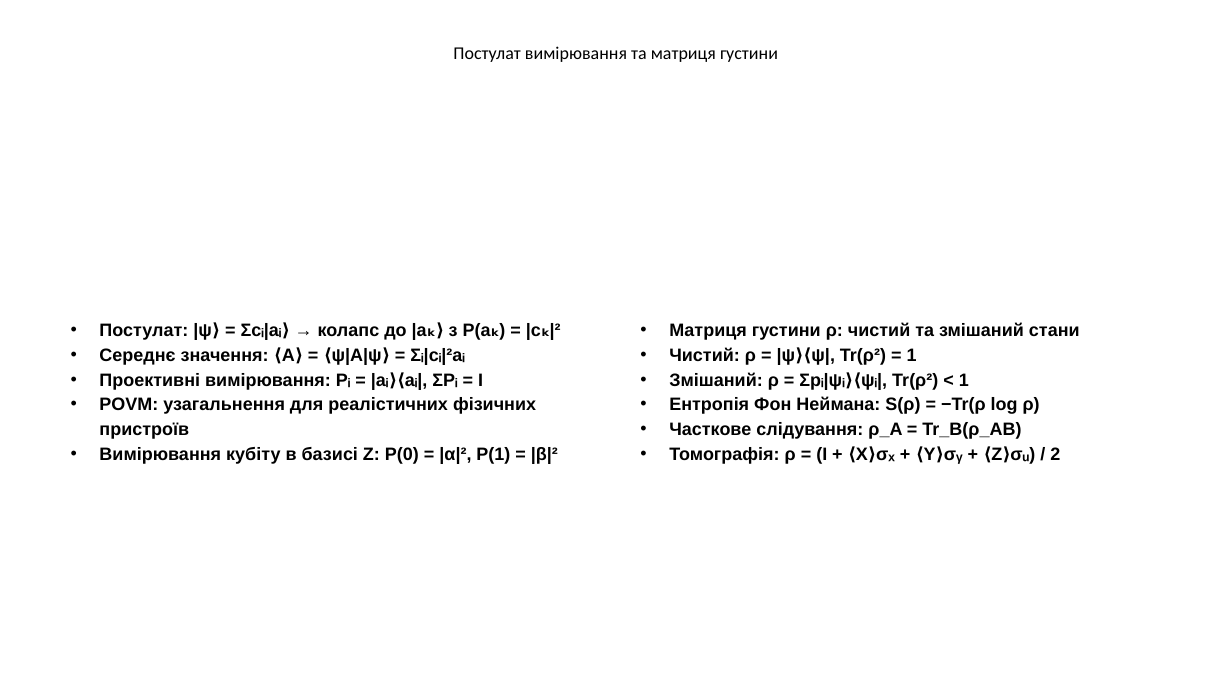
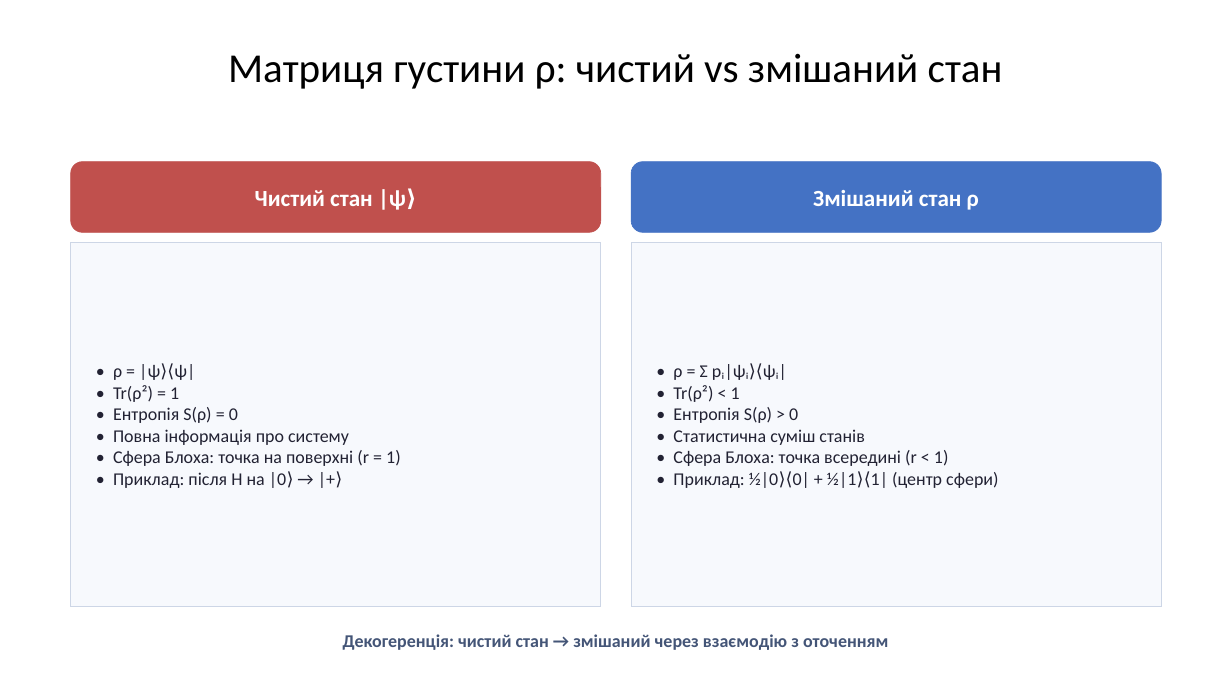
Before and after one commit to Andriykooo/ifntung-studies, a slide deck: slide 10 of Year 1/Постквантова криптографія/UA/2026/PPT/Презентація_1.pptx. Drawn at 1232x693 pixels with LibreOffice and Linux fonts; fonts in the diff are those of the drawing. Boxes give left, top, right and bottom in pixels: in the first picture for what was removed or moved away, otherwise in the second. Text is boxed around its words. In the diff, an @@ line names an element or a change of style, - is before the commit and + after.

```diff
--- a/Year 1/Постквантова криптографія/UA/2026/PPT/Презентація_1.pptx
+++ b/Year 1/Постквантова криптографія/UA/2026/PPT/Презентація_1.pptx
@@ text at [228, 53, 1003, 89]: text changed; size 14 to 32 pt @@
-Постулат вимірювання та матриця густини
+Матриця густини ρ: чистий vs змішаний стан
@@ rounded rectangle added at [71, 162, 602, 233], fill #C0504D, outline #C0504D 0.5 pt, 18 pt, text #FFFFFF, bold @@
+Чистий стан |ψ⟩
@@ rounded rectangle added at [631, 162, 1162, 233], fill #4472C4, outline #4472C4 0.5 pt, 18 pt, text #FFFFFF, bold @@
+Змішаний стан ρ
@@ rectangle added at [71, 242, 602, 606], fill #F7F9FD, outline #CDD6E6 0.5 pt, 14 pt, text #222233 @@
+• ρ = |ψ⟩⟨ψ|
+• Tr(ρ²) = 1
+• Ентропія S(ρ) = 0
+• Повна інформація про систему
+• Сфера Блоха: точка на поверхні (r = 1)
+• Приклад: після H на |0⟩ → |+⟩
@@ rectangle added at [631, 242, 1162, 606], fill #F7F9FD, outline #CDD6E6 0.5 pt, 14 pt, text #222233 @@
+• ρ = Σ pᵢ|ψᵢ⟩⟨ψᵢ|
+• Tr(ρ²) < 1
+• Ентропія S(ρ) > 0
+• Статистична суміш станів
+• Сфера Блоха: точка всередині (r < 1)
+• Приклад: ½|0⟩⟨0| + ½|1⟩⟨1| (центр сфери)
@@ text removed at [99, 323, 561, 464] @@
-• Постулат: |ψ⟩ = Σcᵢ|aᵢ⟩ → колапс до |aₖ⟩ з P(aₖ) = |cₖ|²
-• Середнє значення: ⟨A⟩ = ⟨ψ|A|ψ⟩ = Σᵢ|cᵢ|²aᵢ
-• Проективні вимірювання: Pᵢ = |aᵢ⟩⟨aᵢ|, ΣPᵢ = I
-• POVM: узагальнення для реалістичних фізичних пристроїв
-• Вимірювання кубіту в базисі Z: P(0) = |α|², P(1) = |β|²
@@ text removed at [669, 322, 1080, 464] @@
-• Матриця густини ρ: чистий та змішаний стани
-• Чистий: ρ = |ψ⟩⟨ψ|, Tr(ρ²) = 1
-• Змішаний: ρ = Σpᵢ|ψᵢ⟩⟨ψᵢ|, Tr(ρ²) < 1
-• Ентропія Фон Неймана: S(ρ) = −Tr(ρ log ρ)
-• Часткове слідування: ρ_A = Tr_B(ρ_AB)
-• Томографія: ρ = (I + ⟨X⟩σₓ + ⟨Y⟩σᵧ + ⟨Z⟩σᵤ) / 2
@@ text added at [343, 634, 888, 650], 14 pt, text #445577, bold @@
+Декогеренція: чистий стан → змішаний через взаємодію з оточенням
```
Also in this commit, not shown: 11 other slides changed, 3 other files.
